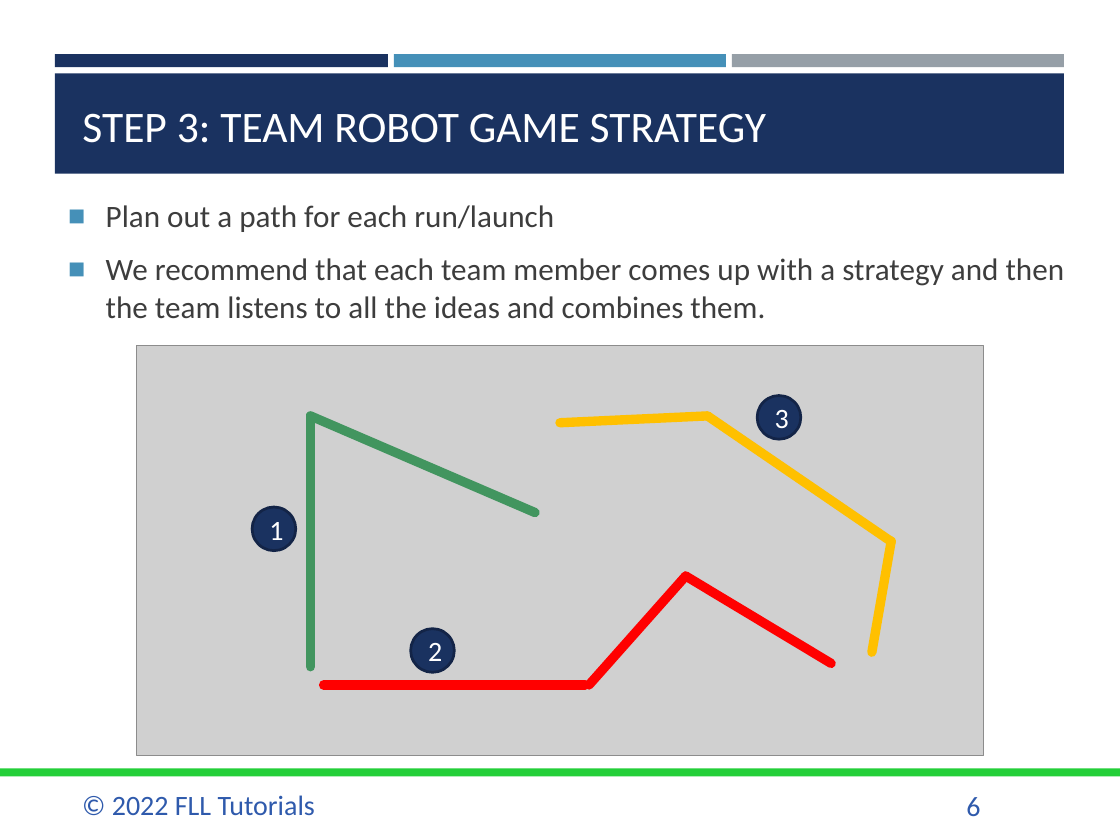
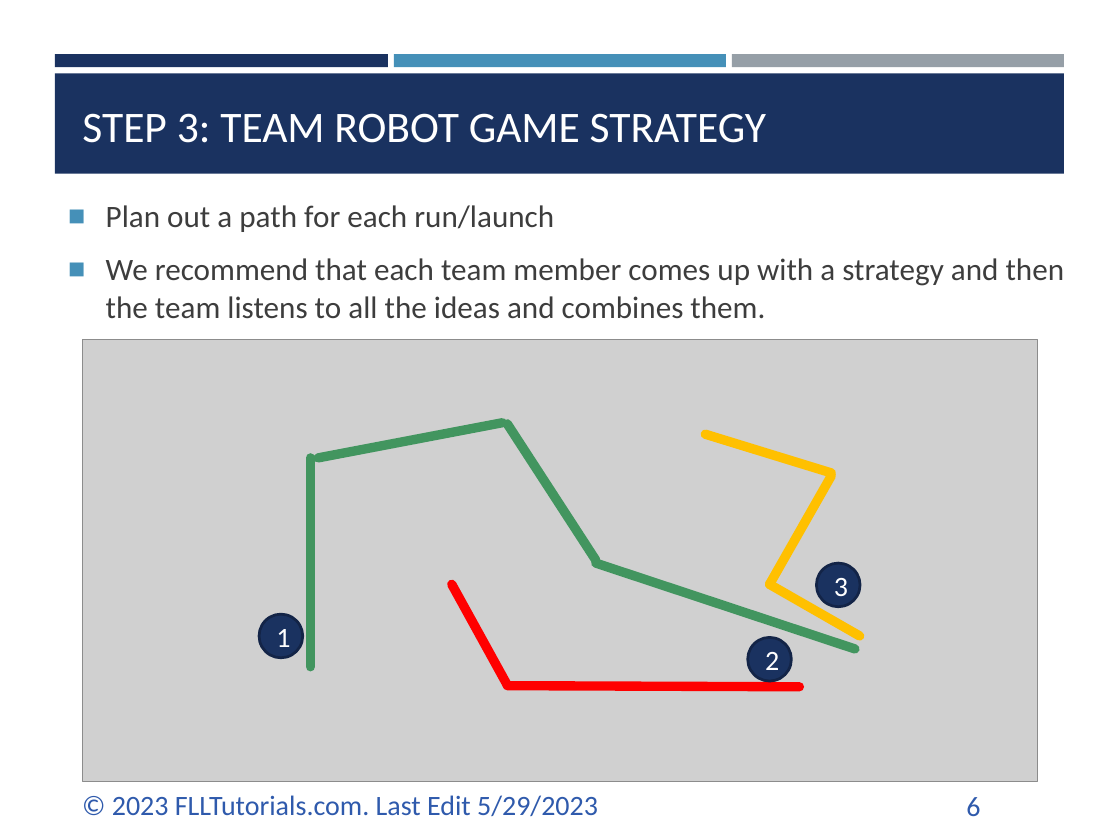
Before and after one commit to ev3lessons/FLL-Tutorials, a slide deck: slide 6 of translations/en-us/RobotGame/MissionStrategy.pptx. Drawn at 1120x840 pixels with LibreOffice and Linux fonts; fonts in the diff are those of the drawing; grey boxes stand for pictures. Boxes give left, top, right and bottom in pixels: in the first picture for what was removed or moved away, otherwise in the second. Text is boxed around its words. In the diff, an @@ line names an element or a change of style, - is before the commit and + after.

Commit message:
Updated all Robot Design lessons

```diff
--- a/translations/en-us/RobotGame/MissionStrategy.pptx
+++ b/translations/en-us/RobotGame/MissionStrategy.pptx
@@ picture resized from (x1=137, y1=346, x2=984, y2=756) to (x1=83, y1=339, x2=1038, y2=781) @@
@@ line moved from (535, 513) - (310, 416) to (503, 422) - (318, 458) @@
@@ line added from (507, 423) to (596, 560), #42955F 6 pt @@
@@ line moved from (708, 416) - (560, 422) to (831, 473) - (706, 435) @@
@@ line moved from (310, 666) - (310, 416) to (310, 666) - (310, 458) @@
@@ line moved from (708, 416) - (892, 542) to (831, 476) - (769, 585) @@
@@ line moved from (831, 663) - (685, 576) to (596, 563) - (855, 648) @@
@@ line (596, 563) - (855, 648): stroke #FF0000 6 pt to #42955F 6 pt @@
@@ ellipse "3" moved from (x1=757, y1=395, x2=801, y2=439) to (x1=816, y1=563, x2=860, y2=607) @@
@@ line moved from (589, 685) - (685, 576) to (451, 585) - (507, 685) @@
@@ line moved from (892, 541) - (871, 652) to (769, 585) - (860, 636) @@
@@ ellipse "1" moved from (x1=252, y1=507, x2=296, y2=551) to (x1=259, y1=614, x2=302, y2=657) @@
@@ ellipse "2" moved from (x1=411, y1=628, x2=455, y2=672) to (x1=748, y1=637, x2=792, y2=681) @@
@@ line moved from (324, 685) - (585, 685) to (507, 685) - (800, 687) @@
@@ rectangle removed at (x1=0, y1=768, x2=1120, y2=776) @@
@@ text at (x1=112, y1=795, x2=598, y2=816): text changed @@
-© 2022 FLL Tutorials
+© 2023 FLLTutorials.com. Last Edit 5/29/2023
```
Also in this commit, not shown: 8 other slides changed, 35 other files.
